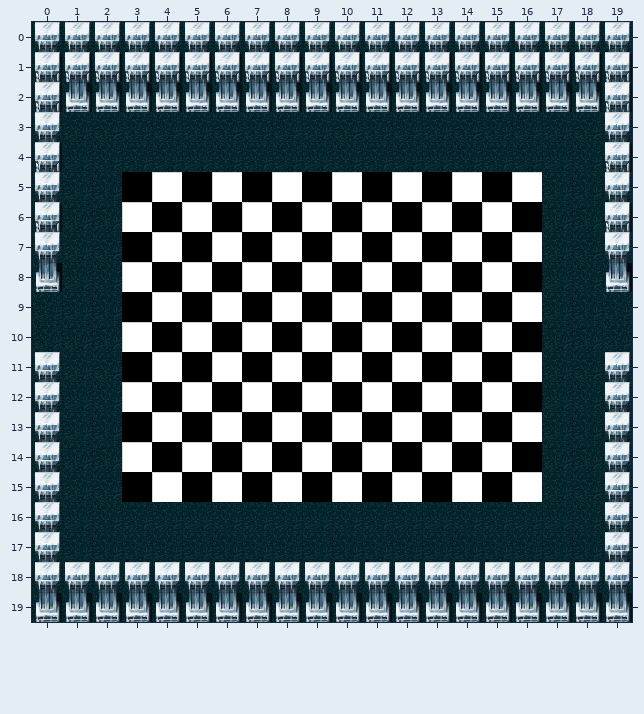
Tiled map -- core/assets/map_stage/map4.tmx. That is the earlier state.
Cells are 30x30 px. Shown: x 0..19, y 0..19.
The same view after the edit:
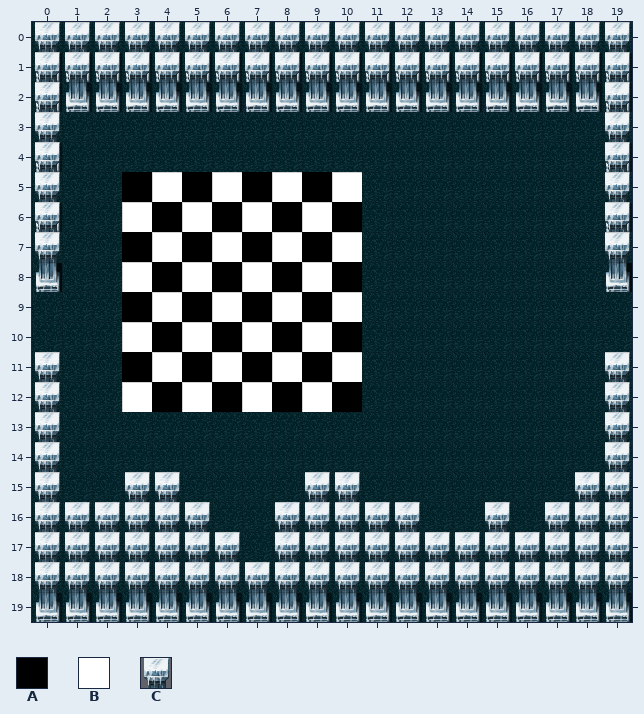
Key: from "ground07": A 0; from "ground08": B 0; from "statue04": C 0.
_ is an empty cell.
Edits made:
{"where": "layer \"Tile Layer 3\""}
{"y":5,"x":11,"old":"ABABAB","new":"______"}
{"y":6,"x":11,"old":"BABABA","new":"______"}
{"y":7,"x":11,"old":"ABABAB","new":"______"}
{"y":8,"x":11,"old":"BABABA","new":"______"}
{"y":9,"x":11,"old":"ABABAB","new":"______"}
{"y":10,"x":11,"old":"BABABA","new":"______"}
{"y":11,"x":11,"old":"ABABAB","new":"______"}
{"y":12,"x":11,"old":"BABABA","new":"______"}
{"y":13,"x":3,"old":"ABABABABABABAB","new":"______________"}
{"y":14,"x":3,"old":"BABABABABABABA","new":"______________"}
{"y":15,"x":3,"old":"ABABABABABABAB","new":"CC____CC______"}
{"y":15,"x":18,"old":"_","new":"C"}
{"y":16,"x":1,"old":"_____","new":"CCCCC"}
{"y":16,"x":8,"old":"_____","new":"CCCCC"}
{"y":16,"x":15,"old":"_","new":"C"}
{"y":16,"x":17,"old":"__","new":"CC"}
{"y":17,"x":1,"old":"______","new":"CCCCCC"}
{"y":17,"x":8,"old":"___________","new":"CCCCCCCCCCC"}
